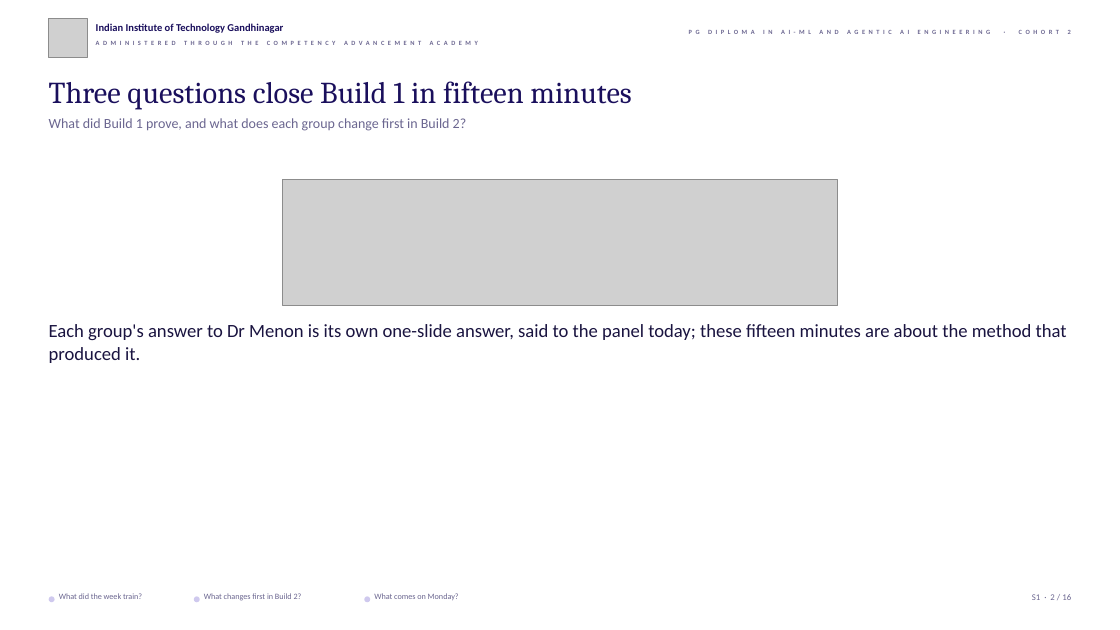
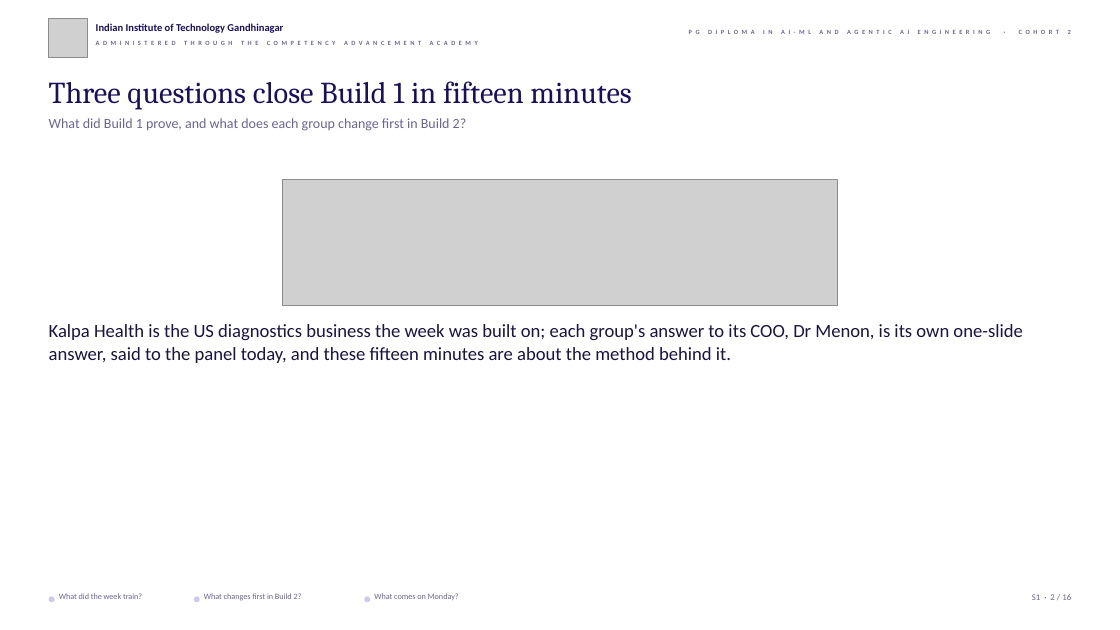
Before and after one commit to fde-academy-lab/c2-content-factory, a slide deck: slide 2 of content/W03/SAT/slides/C2_W03_SAT_week_close_STUDENT.pptx. Drawn at 1120x630 pixels with LibreOffice and Linux fonts; fonts in the diff are those of the drawing; grey boxes stand for pictures; background and template pictures are left out. Boxes give left, top, right and bottom in pixels: in the first picture for what was removed or moved away, otherwise in the second. Text is boxed around its words. In the diff, an @@ line names an element or a change of style, - is before the commit and + after.

```diff
--- a/content/W03/SAT/slides/C2_W03_SAT_week_close_STUDENT.pptx
+++ b/content/W03/SAT/slides/C2_W03_SAT_week_close_STUDENT.pptx
@@ text at (x1=49, y1=324, x2=1022, y2=363): text changed @@
-Each group's answer to Dr Menon is its own one-slide answer, said to the panel today; these fifteen minutes are about the method that produced it.
+Kalpa Health is the US diagnostics business the week was built on; each group's answer to its COO, Dr Menon, is its own one-slide answer, said to the panel today, and these fifteen minutes are about the method behind it.
```
Also in this commit, not shown: 7 other files.
